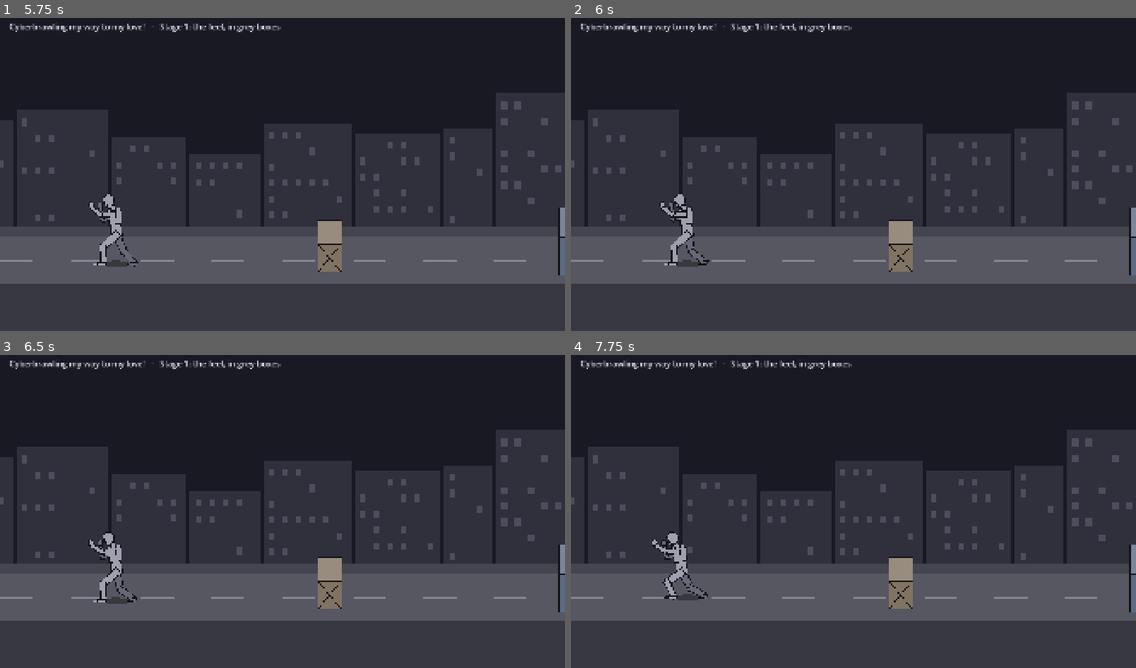
Above: before the commit, frames 1-4 (two rows, left to right).
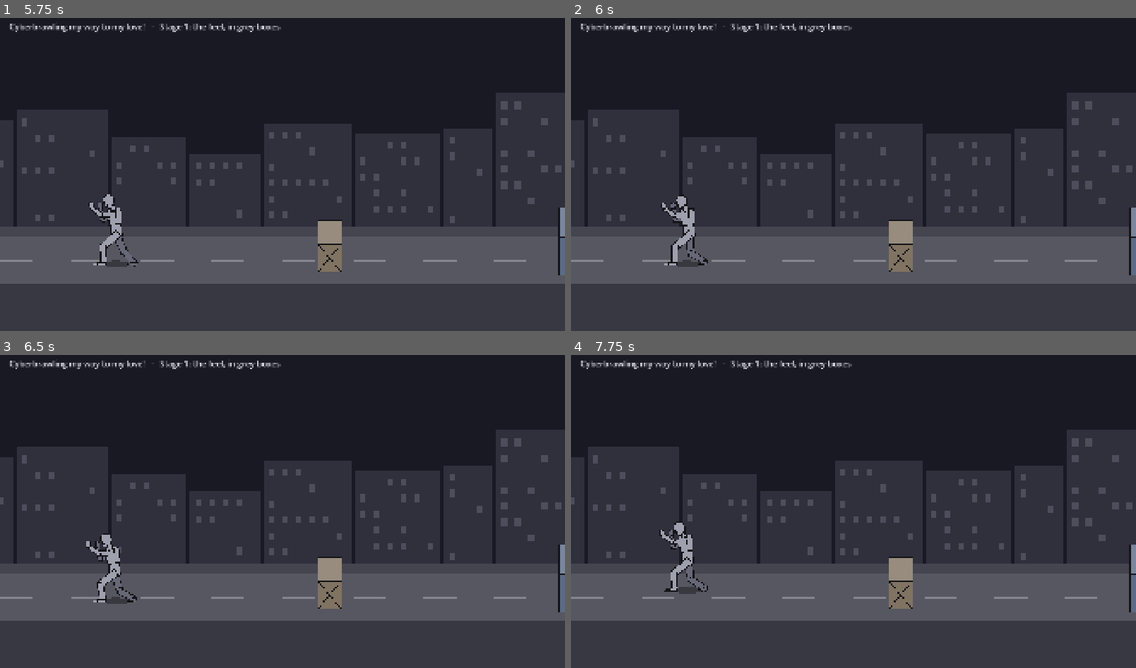
Above: after the commit, the same moments.

Repository: jetomev/cyberbrawling-my-way-to-my-love
Game: Godot game, scene res://scenes/main.tscn
The game is run twice, just before and just after one commit, with the same random seed, the same clock (stepped at 60 frames per second) and the same inputs.
Inputs (mouse positions are in pixels of both pictures, inside the frame that each line leads up to):
- Up to frame 1 (5.75 s): tap Enter at 0.5 s; move the mouse to (406, 155) at 0.52 s; hold Right (move_right) 0.53-1.25 s; hold D (block) 0.53-1.25 s; click (406, 155) at 0.67 s; tap Space (jump) at 0.77, 1.07, 3.77, 4.07 s; tap S (kick) at 0.8 s; drag from (169, 187) to (254, 237) at 1.27 s; move the mouse to (339, 102) at 2.02 s; hold Right (move_right) 2.03-2.75 s; tap A (punch) at 2.1 s; tap C (roll) at 2.3 s; drag from (254, 237) to (113, 124) at 2.77 s; move the mouse to (452, 221) at 3.52 s; hold Left (move_left) 3.53-4.25 s; hold W (run) 3.53-4.25 s; tap X (stance) at 3.8 s; drag from (113, 124) to (197, 93) at 4.27 s; move the mouse to (310, 171) at 5.02 s; hold Down (move_down) from 5.03 s (still down); tap Z (sweep) at 5.1 s; click (310, 171) at 5.17 s; tap J at 5.3 s
- Up to frame 2 (6 s): release Down (move_down) at 5.75 s; drag from (768, 93) to (740, 187) at 5.77 s
- Up to frame 3 (6.5 s): no input
- Up to frame 4 (7.75 s): move the mouse to (977, 492) at 6.52 s; hold Up (move_up) 6.53-7.25 s; tap K at 6.6 s; tap Space (jump) at 6.77, 7.07 s; tap L at 6.8 s; drag from (740, 524) to (825, 574) at 7.27 s

Frame 1 is identical in both runs. In frame 2, 0.4% of the frame differs, in the area x 15-25%, y 56-80%; in frame 3, 0.4%; in frame 4, 1.0%, in the area x 14-25%, y 53-79%.

Commit message:
controls: only Javier's final keys; the old spares (J, K, L, Shift) are cleared
Javier, 2026-11-03 19:46: "The last list of keys I gave is the one we keep,
any other old assigment needs to be cleared." Arrows walk, A punch, S kick,
D block, W run, X stance, Z sweep, C roll, Space jump; nothing else.
test_only_javiers_keys checks both the key table and what the game really binds,
and fails on any other key (checked: Shift put back on block fails it).
Tests 157 -> 158 (FLOOR raised).

Co-Authored-By: Claude Opus 5.5 <noreply@anthropic.com>

Diff:
--- a/game/scripts/present/controls.gd
+++ b/game/scripts/present/controls.gd
@@ -4,8 +4,9 @@
 ## from the moment it connects (Javier's G13, F-1) and applies the dead zone.
 ## Keyboard, Javier's final set (2026-11-02 21:56, through the assistant team): "A punches, S kicks, D block, W for
 ## running, X for stance, z for sweep, c for evation role (direction of the keys), space jump"; the arrows move
-## (MOVE_KEYS is the one place to change that). The old spares J punch, K kick, L/Shift block still work; B is no
-## longer the kick. The sweep (Z) and the roll (C) are drawn from the posture sheet and common technique (no recorded
+## (MOVE_KEYS is the one place to change that). Those are the only keys: Javier, 2026-11-03 19:46, "The last list of
+## keys I gave is the one we keep, any other old assigment needs to be cleared", so the old spares (J punch, K kick,
+## L and Shift block) are gone and test_only_javiers_keys fails if any other key is bound. The sweep (Z) and the roll (C) are drawn from the posture sheet and common technique (no recorded
 ## sweep exists in our libraries; a recorded roll, CMU 128_09, waits on Javier's yes to download). No gamepad button
 ## for them yet.
 ## Gamepad: left stick or d-pad moves, X/Square punch, B/Circle kick, A/Cross jump, Y/Triangle or RB block (hold),
@@ -22,7 +23,7 @@
 const KEYS := {
 	"move_left": MOVE_KEYS["move_left"], "move_right": MOVE_KEYS["move_right"],
 	"move_up": MOVE_KEYS["move_up"], "move_down": MOVE_KEYS["move_down"],
-	"punch": [KEY_A, KEY_J], "kick": [KEY_S, KEY_K], "jump": [KEY_SPACE], "block": [KEY_D, KEY_L, KEY_SHIFT],
+	"punch": [KEY_A], "kick": [KEY_S], "jump": [KEY_SPACE], "block": [KEY_D],
 	"run": [KEY_W], "stance": [KEY_X], "sweep": [KEY_Z], "roll": [KEY_C],
 }
 const PAD_BUTTONS := {
--- a/game/tests/test_walking.gd
+++ b/game/tests/test_walking.gd
@@ -62,6 +62,39 @@
 	run_for(g, g.tune["stance_switch_ticks"] + 1)
 	g.step({"block": true})
 	eq(g.stance, "fight", "a block from the walk stance takes the fight stance too")
+
+
+## Javier, 2026-11-03 19:46: "The last list of keys I gave is the one we keep, any other old assigment needs to be
+## cleared." Exactly his list, nothing more: any other key on any action, or any extra action with keys, fails.
+const JAVIERS_KEYS := {
+	"move_left": [KEY_LEFT], "move_right": [KEY_RIGHT], "move_up": [KEY_UP], "move_down": [KEY_DOWN],
+	"punch": [KEY_A], "kick": [KEY_S], "block": [KEY_D], "run": [KEY_W], "stance": [KEY_X], "sweep": [KEY_Z],
+	"roll": [KEY_C], "jump": [KEY_SPACE],
+}
+
+
+func test_only_javiers_keys() -> void:
+	only_these_keys(Controls.KEYS)
+	# and what the game actually binds, after setting itself up
+	Controls.ensure()
+	var bound := {}
+	for action in Controls.KEYS:
+		bound[action] = []
+		for e in InputMap.action_get_events(action):
+			if e is InputEventKey:
+				bound[action].append(e.physical_keycode if e.physical_keycode != KEY_NONE else e.keycode)
+	only_these_keys(bound)
+
+
+func only_these_keys(k: Dictionary) -> void:
+	for action in k:
+		check(action in JAVIERS_KEYS, "%s isn't on Javier's list, yet has keys" % action)
+	for action in JAVIERS_KEYS:
+		var want: Array = JAVIERS_KEYS[action]
+		var got: Array = k.get(action, [])
+		var names := ", ".join(got.map(func(x): return OS.get_keycode_string(x)))
+		check(got.size() == want.size() and got.all(func(x): return x in want),
+			"%s is only on %s (bound: %s)" % [action, OS.get_keycode_string(want[0]), names])
 
 
 func test_the_keys_are_javiers() -> void:
Not shown, changed: docs/DESIGN.md
